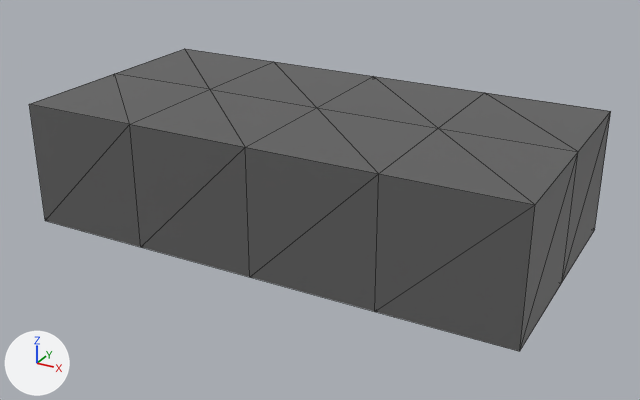
The glTF model Assets/Chaps/All/Chars/Char18/Parts/Char18-Foot.gltf as it was, and as the next commit left it.
The view is the same before and after, from a camera (50 mm lens) standing at (10.17, -1.72, 1.09) and looking at (7.07, 3.92, -1.73). Lighting does not change. The marker at lower left points along +X, +Y and +Z. The first picture is the older version. Mesh edges are drawn as thin lines. Where no turn or scale is listed for an object, it has been applied to the vertices. Vertices at exactly the same position are counted once.
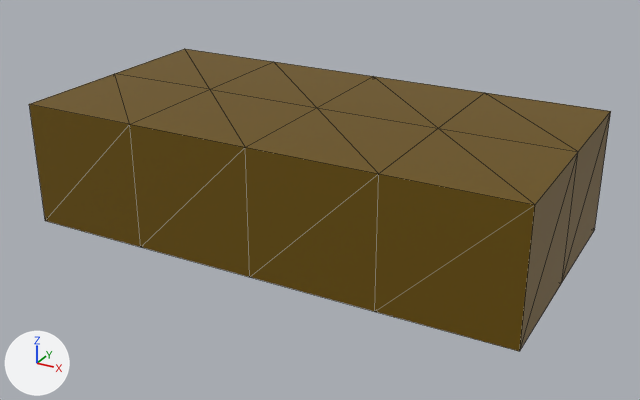
Where the change shows, as pixel boxes (x1, y1, x2, y2) in the pictures (640 x 400 px):
part 1 of me_mesh_0, recoloured (dark grey to brown): (29, 49, 611, 351) in both

Diff of the bpy script that builds the scene:
```diff
--- a/Assets/Chaps/All/Chars/Char18/Parts/Char18-Foot.gltf.py
+++ b/Assets/Chaps/All/Chars/Char18/Parts/Char18-Foot.gltf.py
@@ me_mesh_0 @@
 me_mesh_0.from_pydata(...)  # 30 vertices, 56 faces; spans x 5.0..9.0, y 3.0..5.0, z 14.0..15.0
 # used by ob_mesh_0; location = (0.0, 0.0, -16.0)
+# me_mesh_0 part 1: 56 faces centred in x 5.0..9.0, y 3.0..5.0, z 14.0..15.0 are repainted in the vertex colours; the middle colour goes from dark grey #666666 to brown #715600
 me_mesh_0.materials.append(mat_material_1)
```
